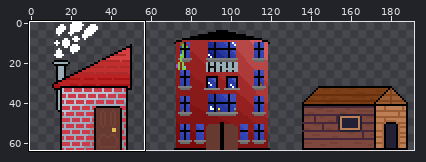
Sprite sheet: save_da_village/assets/Envrioment/House-Sheet.png. Above, an overview of the earlier version with the close-up marked.
Close-up. Before the edit:
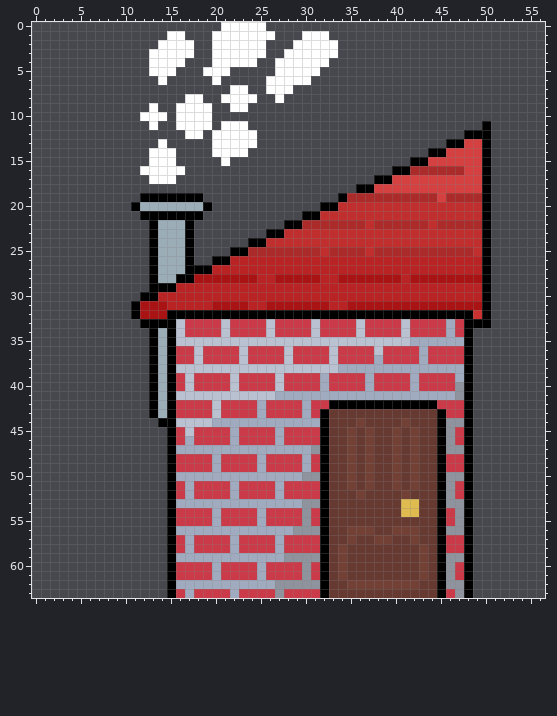
The file is 192x64 pixels. Colours within 5 levels of each other are drawn and written as one. Shown: x 0..56, y 0..63. The commit also changed other parts of the picture, which this record leaves out.
After:
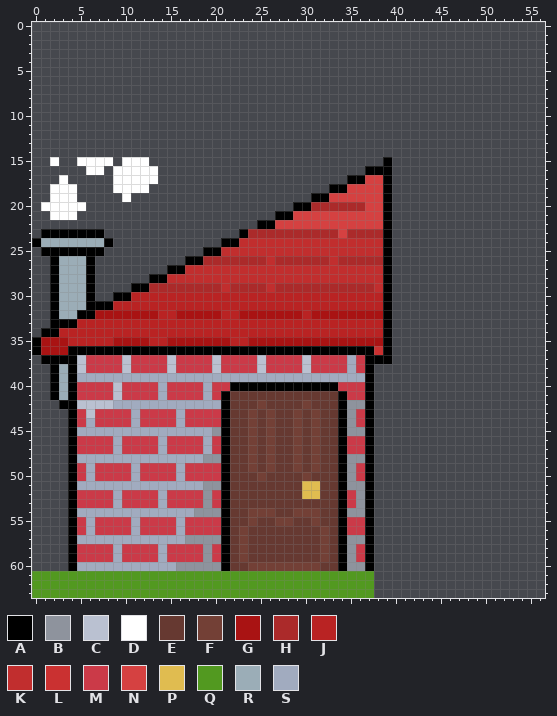
Palette (. is transparent): A #000000  B #8e939d  C #bac1d1  D #ffffff  E #663931  F #734036  G #a91313  H #ab2a2a  J #b92323  K #c12e2e  L #ca3131  M #cb3a48  N #d54141  P #e0bc50  Q #529920  R #9badb7  S #a1abbf
From old to new:
@@ x 0..56 @@
- 0 .....................DDDDD...............................
- 1 ...............DD...DDDDDDD...DDD........................
- 2 ..............DDDD..DDDDDD...DDDDD.......................
- 3 .............DDDDD..DDDDDD..DDDDDD.......................
- 4 .............DDDD...DDDDD..DDDDDD........................
- 5 .............DDD...DDD.....DDDDD.........................
- 6 ..............D.....D.....DDDDD..........................
- 7 ......................DD..DDD............................
- 8 .................DD..DDDD..D.............................
- 9 .............D..DDDD..DD.................................
-10 ............DDD.DDDD.....................................
-11 .............D..DDDD.DDD..........................A......
-12 .................DD.DDDDD.......................AAA......
-13 ..............D.....DDDDD.....................AANNA......
-14 .............DDD....DDDD....................AANNNNA......
-15 .............DDD.....D....................AANNNNNNA......
-16 ............DDDDD.......................AAHHHHHHNNA......
-17 .............DDD......................AANNNNNNNNNNA......
-18 ....................................AANNNNNNNNNNNNA......
-19 ............AAAAAAA...............AHHHHHHHHHHNHHHHA......
-20 ...........ARRRRRRRA............AAKKKKKKKKKKKKKKKKA......
-21 ............AAAAAAA...........AAKKKKKKKKKKKKKKKKKKA......
-22 .............ARRRA..........AAHHHHHHHKHHHHHHKHHHHHA......
-23 .............ARRRA........AAKKKKKKKKKKKKKKKKKKKKKKA......
-24 .............ARRRA......AAKKKKKKKKKKKKKKKKKKKKKKKKA......
-25 .............ARRRA....AAHHHHHHHHKHHHHKHHHHHHHHHHHKA......
-26 .............ARRRA..AAJJJJJJJJJJJJJJJJJJJJJJJJJJJJA......
-27 .............ARRRAAAJJJJJJJJJJJJJJJJJJJJJJJJJJJJJJA......
-28 .............ARRAAGGGGGGGJJGGGGGJJGGGGGGGJGGGGGGGGA......
-29 .............AAAJJJJJJJJJJJJJJJJJJJJJJJJJJJJJJJJJJA......
-30 ............AAJJJJJJJJJJJJJJJJJJJJJJJJJJJJJJJJJJJJA......
-31 ...........AGGGJJJJJGGGGJJGGGGGGGJJGGGGGGGGGGGGGGGA......
-32 ...........AGGGAAAAAAAAAAAAAAAAAAAAAAAAAAAAAAAAAALA......
-33 ............AAAACMMMMCMMMMCMMMMCMMMMCMMMMCMMMMSMAAA......
-34 .............ARACMMMMCMMMMCMMMMCMMMMCMMMMCMMMMSMA........
-35 .............ARACCCCCCCCCCCCCCCCCCCCCCCCCCSSSSSSA........
-36 .............ARAMMCMMMMCMMMMCMMMMCMMMMCMMMMSMMMMA........
-37 .............ARAMMCMMMMCMMMMCMMMMCMMMMSMMMMSMMMMA........
-38 .............ARACCCCCCCCCCCCCCCCCCSSSSSSSSSSSSSSA........
-39 .............ARAMCMMMMCMMMMCMMMMSMMMMSMMMMSMMMMSA........
-40 .............ARAMCMMMMCMMMMCMMMMSMMMMSMMMMSMMMMBA........
-41 .............ARACCCCCCCCCCCSSSSSSSSSSSSSSSSSSSSBA........
-42 .............ARAMMMMCMMMMSMMMMSMMAAAAAAAAAAAAMMMA........
-43 .............ARAMMMMCMMMMSMMMMSMAEEEEEEEEEEEEAMMA........
-44 ..............AACCCCSSSSSSSSSSSSAEEEFEEEEFEEEABBA........
-45 ...............AMCMMMMSMMMMSMMMMAEEFEFEEFEFEEABMA........
-46 ...............AMSMMMMSMMMMSMMMMAEEFEFEEFEFEEABMA........
-47 ...............ASSSSSSSSSSSSSSSBAEEFEFEEFEFEEABBA........
-48 ...............AMMMMSMMMMSMMMMSMAEEFEFEEFEFEEAMMA........
-49 ...............AMMMMSMMMMSMMMMSMAEEFEFEEFEFEEAMMA........
-50 ...............ASSSSSSSSSSSSSSBBAEEFEFEEFEFEEABBA........
-51 ...............AMSMMMMSMMMMSMMMMAEEFEFEEFEFEEABMA........
-52 ...............AMSMMMMSMMMMSMMMMAEEEFEEEEFEEEABMA........
-53 ...............ASSSSSSSSSSSSSSBBAEEEEEEEEPPEEABBA........
-54 ...............AMMMMSMMMMSMMMMBMAEEEEEEEEPPEEAMBA........
-55 ...............AMMMMSMMMMSMMMMBMAEEEEEEEEEEEEAMBA........
-56 ...............ASSSSSSSSSSSSSBBBAEEFFFEEFFFEEABBA........
-57 ...............AMSMMMMSMMMMSMMMMAEEFEEFFEEFEEAMMA........
-58 ...............AMSMMMMSMMMMSMMMMAEFEEEEEEEEFEAMMA........
-59 ...............ASSSSSSSSSSSSBBBBAEFEEEEEEEEFEABBA........
-60 ...............AMMMMSMMMMSMMMMBMAEFEEEEEEEEFEABMA........
-61 ...............AMMMMSMMMMSMMMMBMAEFEEEEEEEEFEABMA........
-62 ...............ASSSSSSSSSSSBBBBBAEEFFFFFFFFEEABBA........
-63 ...............AMSMMMMSMMMMBMMMMAEEEEEEEEEEEEAMBA........
+ 0 .........................................................
+ 1 .........................................................
+ 2 .........................................................
+ 3 .........................................................
+ 4 .........................................................
+ 5 .........................................................
+ 6 .........................................................
+ 7 .........................................................
+ 8 .........................................................
+ 9 .........................................................
+10 .........................................................
+11 .........................................................
+12 .........................................................
+13 .........................................................
+14 .........................................................
+15 ..D..DDDD.DDD..........................A.................
+16 ......DD.DDDDD.......................AAA.................
+17 ...D.....DDDDD.....................AANNA.................
+18 ..DDD....DDDD....................AANNNNA.................
+19 ..DDD.....D....................AANNNNNNA.................
+20 .DDDDD.......................AAHHHHHHNNA.................
+21 ..DDD......................AANNNNNNNNNNA.................
+22 .........................AANNNNNNNNNNNNA.................
+23 .AAAAAAA...............AHHHHHHHHHHNHHHHA.................
+24 ARRRRRRRA............AAKKKKKKKKKKKKKKKKA.................
+25 .AAAAAAA...........AAKKKKKKKKKKKKKKKKKKA.................
+26 ..ARRRA..........AAHHHHHHHKHHHHHHKHHHHHA.................
+27 ..ARRRA........AAKKKKKKKKKKKKKKKKKKKKKKA.................
+28 ..ARRRA......AAKKKKKKKKKKKKKKKKKKKKKKKKA.................
+29 ..ARRRA....AAHHHHHHHHKHHHHKHHHHHHHHHHHKA.................
+30 ..ARRRA..AAJJJJJJJJJJJJJJJJJJJJJJJJJJJJA.................
+31 ..ARRRAAAJJJJJJJJJJJJJJJJJJJJJJJJJJJJJJA.................
+32 ..ARRAAGGGGGGGJJGGGGGJJGGGGGGGJGGGGGGGGA.................
+33 ..AAAJJJJJJJJJJJJJJJJJJJJJJJJJJJJJJJJJJA.................
+34 .AAJJJJJJJJJJJJJJJJJJJJJJJJJJJJJJJJJJJJA.................
+35 AGGGJJJJJGGGGJJGGGGGGGJJGGGGGGGGGGGGGGGA.................
+36 AGGGAAAAAAAAAAAAAAAAAAAAAAAAAAAAAAAAAALA.................
+37 .AAAACMMMMCMMMMCMMMMCMMMMCMMMMCMMMMSMAAA.................
+38 ..ARACMMMMCMMMMCMMMMCMMMMCMMMMCMMMMSMA...................
+39 ..ARASSSSSSSSSSSSSSSSSSSSSSSSSSSSSSSSA...................
+40 ..ARAMMMMCMMMMSMMMMSMMAAAAAAAAAAAAMMMA...................
+41 ..ARAMMMMCMMMMSMMMMSMAEEEEEEEEEEEEAMMA...................
+42 ...AACCCCSSSSSSSSSSSSAEEEFEEEEFEEEABBA...................
+43 ....AMCMMMMSMMMMSMMMMAEEFEFEEFEFEEABMA...................
+44 ....AMSMMMMSMMMMSMMMMAEEFEFEEFEFEEABMA...................
+45 ....ASSSSSSSSSSSSSSSBAEEFEFEEFEFEEABBA...................
+46 ....AMMMMSMMMMSMMMMSMAEEFEFEEFEFEEAMMA...................
+47 ....AMMMMSMMMMSMMMMSMAEEFEFEEFEFEEAMMA...................
+48 ....ASSSSSSSSSSSSSSBBAEEFEFEEFEFEEABBA...................
+49 ....AMSMMMMSMMMMSMMMMAEEFEFEEFEFEEABMA...................
+50 ....AMSMMMMSMMMMSMMMMAEEEFEEEEFEEEABMA...................
+51 ....ASSSSSSSSSSSSSSBBAEEEEEEEEPPEEABBA...................
+52 ....AMMMMSMMMMSMMMMBMAEEEEEEEEPPEEAMBA...................
+53 ....AMMMMSMMMMSMMMMBMAEEEEEEEEEEEEAMBA...................
+54 ....ASSSSSSSSSSSSSBBBAEEFFFEEFFFEEABBA...................
+55 ....AMSMMMMSMMMMSMMMMAEEFEEFFEEFEEAMMA...................
+56 ....AMSMMMMSMMMMSMMMMAEFEEEEEEEEFEAMMA...................
+57 ....ASSSSSSSSSSSSBBBBAEFEEEEEEEEFEABBA...................
+58 ....AMMMMSMMMMSMMMMBMAEFEEEEEEEEFEABMA...................
+59 ....AMMMMSMMMMSMMMMBMAEFEEEEEEEEFEABMA...................
+60 ....ASSSSSSSSSSSBBBBBAEEFFFFFFFFEEABBA...................
+61 QQQQQQQQQQQQQQQQQQQQQQQQQQQQQQQQQQQQQQ...................
+62 QQQQQQQQQQQQQQQQQQQQQQQQQQQQQQQQQQQQQQ...................
+63 QQQQQQQQQQQQQQQQQQQQQQQQQQQQQQQQQQQQQQ...................
Pixel boxes of the changes (left, top, right, bottom) in both close-ups:
changed: (32, 22, 491, 598)
